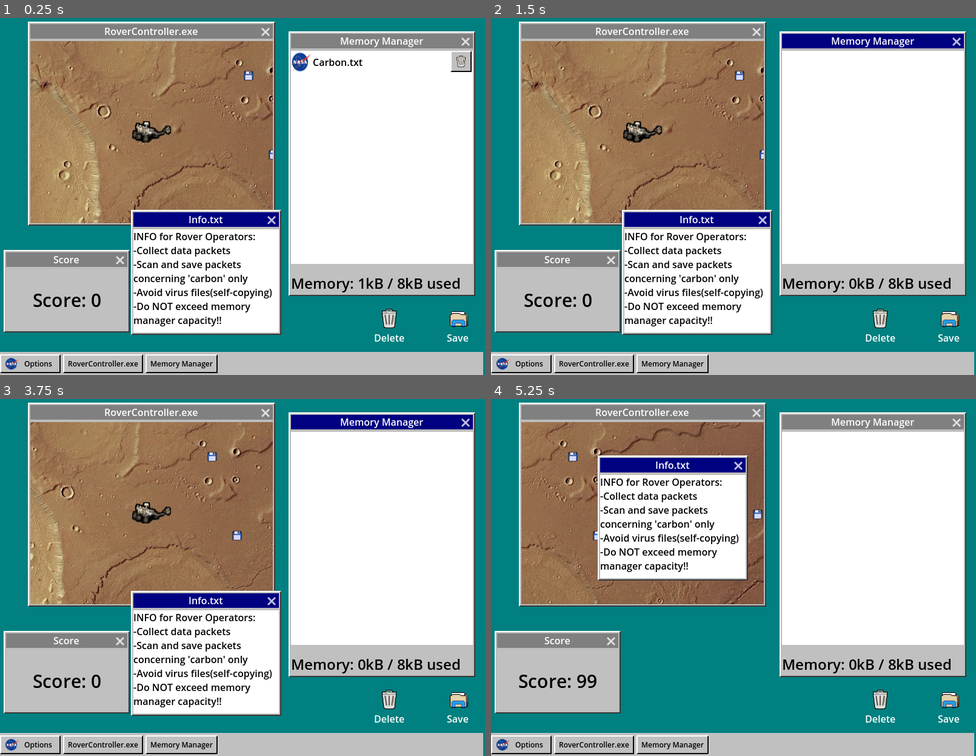
Above: before the commit, frames 1-4 (two rows, left to right).
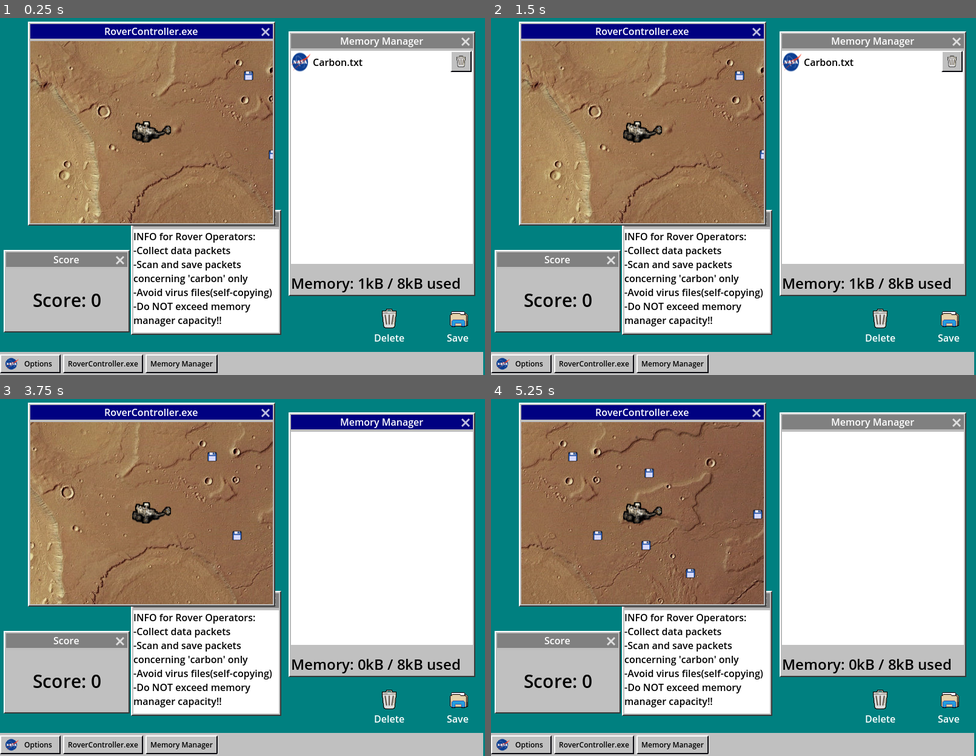
Above: after the commit, the same moments.

Repository: jerrutledge/Mars-Roverflow
Game: Godot game, scene res://scenes/Desktop.tscn
The game is run twice, just before and just after one commit, with the same random seed, the same clock (stepped at 60 frames per second) and the same inputs.
Inputs (mouse positions are in pixels of both pictures, inside the frame that each line leads up to; where the layout moved, square brackets give the same spot in the first picture):
- Up to frame 1 (0.25 s): no input
- Up to frame 2 (1.5 s): click "Options" at 0.5 s; click (733, 96) [951, 60] at 1.25 s
- Up to frame 3 (3.75 s): click "RoverController.exe" at 2 s; click "Memory Manager" at 2.75 s; tap Enter at 3.5 s; move the mouse to (349, 556) at 3.52 s; hold D (rover_right) from 3.53 s (still down); hold Backspace (delete) from 3.53 s (still down); click (349, 556) at 3.67 s
- Up to frame 4 (5.25 s): release D (rover_right) at 4.25 s; release Backspace (delete) at 4.25 s; drag from (636, 591) to (612, 456) at 4.27 s; tap Space at 5 s; move the mouse to (782, 495) at 5.02 s; hold D (rover_right) from 5.03 s (still down); hold Backspace (delete) from 5.03 s (still down)

The runs differ from the first frame. In frame 1, 3.4% of the frame differs, in the area x 6-58%, y 1-59%; in frame 2, 5.3%; in frame 3, 3.4%; in frame 4, 23%, in the area x 5-58%, y 1-89%.

Commit message:
Add pause menu

Diff:
--- a/scenes/Desktop.tscn
+++ b/scenes/Desktop.tscn
@@ -9,6 +9,7 @@
 [ext_resource type="Script" path="res://scenes/Info.gd" id="6_fjddm"]
 [ext_resource type="Texture2D" uid="uid://cty776kh62ayt" path="res://assets/File_image.png" id="7_d57pg"]
 [ext_resource type="Script" path="res://src/SaveIcon.gd" id="7_mj56w"]
+[ext_resource type="Script" path="res://src/Options.gd" id="8_2qw7m"]
 [ext_resource type="Script" path="res://src/DeleteIcon.gd" id="9_3sl5l"]
 [ext_resource type="AudioStream" uid="uid://ct2xj6h8eoawk" path="res://assets/ping2wav.wav" id="9_usi0u"]
 [ext_resource type="Texture2D" uid="uid://duf42g3sg1wv4" path="res://assets/thrash_can_icon-export.png" id="10_4yld6"]
@@ -29,13 +30,6 @@
 grow_vertical = 2
 theme = ExtResource("1_xlljx")
 script = ExtResource("2_207jo")
-
-[node name="RoverControllerWindow" type="Window" parent="."]
-title = "RoverController.exe"
-position = Vector2i(50, 50)
-size = Vector2i(400, 300)
-
-[node name="Mars" parent="RoverControllerWindow" instance=ExtResource("1_prma1")]
 
 [node name="MemoryManager" type="Window" parent="."]
 title = "Memory Manager"
@@ -73,6 +67,13 @@
 -Avoid virus files(self-copying)
 -Do NOT exceed memory manager capacity!!"
 
+[node name="RoverControllerWindow" type="Window" parent="."]
+title = "RoverController.exe"
+position = Vector2i(50, 50)
+size = Vector2i(400, 300)
+
+[node name="Mars" parent="RoverControllerWindow" instance=ExtResource("1_prma1")]
+
 [node name="Taskbar" type="Panel" parent="."]
 custom_minimum_size = Vector2(0, 38)
 layout_mode = 1
@@ -97,11 +98,13 @@
 grow_vertical = 2
 
 [node name="Options" type="Button" parent="Taskbar/HBoxContainer"]
+process_mode = 3
 custom_minimum_size = Vector2(100, 0)
 layout_mode = 2
 text = "Options"
 icon = ExtResource("3_qhokj")
 expand_icon = true
+script = ExtResource("8_2qw7m")
 
 [node name="RoverControllerButton" type="Button" parent="Taskbar/HBoxContainer"]
 layout_mode = 2
@@ -186,6 +189,7 @@
 stream = ExtResource("16_uaprf")
 
 [connection signal="close_requested" from="Info" to="Info" method="_on_close_requested"]
+[connection signal="pressed" from="Taskbar/HBoxContainer/Options" to="Taskbar/HBoxContainer/Options" method="_on_pressed"]
 [connection signal="mouse_entered" from="SaveIcon" to="SaveIcon" method="_on_mouse_entered"]
 [connection signal="mouse_exited" from="SaveIcon" to="SaveIcon" method="_on_mouse_exited"]
 [connection signal="mouse_entered" from="DeleteIcon" to="DeleteIcon" method="_on_mouse_entered"]
--- /dev/null
+++ b/scenes/PauseMenu.tscn
@@ -0,0 +1,53 @@
+[gd_scene load_steps=3 format=3 uid="uid://c56tvgim4qckr"]
+
+[ext_resource type="Theme" uid="uid://dpktb2f2xymkh" path="res://resources/theme.tres" id="1_hkda1"]
+[ext_resource type="Script" path="res://src/PauseMenu.gd" id="2_a7rwq"]
+
+[node name="PauseMenu" type="Window"]
+process_mode = 3
+title = "Game Paused"
+initial_position = 2
+size = Vector2i(400, 400)
+theme = ExtResource("1_hkda1")
+script = ExtResource("2_a7rwq")
+
+[node name="TabContainer" type="TabContainer" parent="."]
+process_mode = 3
+anchors_preset = 15
+anchor_right = 1.0
+anchor_bottom = 1.0
+grow_horizontal = 2
+grow_vertical = 2
+
+[node name="Game Options" type="VBoxContainer" parent="TabContainer"]
+layout_mode = 2
+
+[node name="Button" type="Button" parent="TabContainer/Game Options"]
+layout_mode = 2
+text = "Resume Game (esc)"
+
+[node name="Controls" type="VBoxContainer" parent="TabContainer"]
+visible = false
+layout_mode = 2
+
+[node name="Label2" type="RichTextLabel" parent="TabContainer/Controls"]
+custom_minimum_size = Vector2(40, 40)
+layout_mode = 2
+size_flags_vertical = 3
+text = "Controls:
+- WASD to move the robot
+- Double click on data to open it (necessary to check for the word 'carbon')
+- backspace/delete to delete a selected data item"
+
+[node name="Tutorial" type="VBoxContainer" parent="TabContainer"]
+visible = false
+layout_mode = 2
+
+[node name="Label" type="RichTextLabel" parent="TabContainer/Tutorial"]
+custom_minimum_size = Vector2(40, 40)
+layout_mode = 2
+size_flags_vertical = 3
+text = "You are piloting a rover through mars. Your objective is to collect as much data as possible, but there are aliens who are trying to overload your memory with viruses and useless data. Discard the viruses and save the data that contains the word 'carbon'. "
+
+[connection signal="close_requested" from="." to="." method="_on_resume_button_pressed"]
+[connection signal="pressed" from="TabContainer/Game Options/Button" to="." method="_on_resume_button_pressed"]
--- /dev/null
+++ b/src/Options.gd
@@ -0,0 +1,14 @@
+extends Button
+
+var pause_menu = preload("res://scenes/PauseMenu.tscn")
+
+func _input(event):
+	if event.is_action_pressed("ui_cancel"):
+		_on_pressed()
+
+func _on_pressed():
+	if !get_tree().paused:
+		Global.desktop.add_child(pause_menu.instantiate())
+	else:
+		Global.unpause.emit()
+	get_tree().paused = !get_tree().paused
--- /dev/null
+++ b/src/PauseMenu.gd
@@ -0,0 +1,8 @@
+extends Window
+
+func _ready():
+	Global.unpause.connect(queue_free)
+
+func _on_resume_button_pressed():
+	get_tree().paused = false
+	queue_free()
--- a/src/global_autoload.gd
+++ b/src/global_autoload.gd
@@ -7,6 +7,7 @@
 signal new_score(value)
 signal scramble
 signal update_memory
+signal unpause
 
 var score : int = 0
 var desktop : Node = null
Not shown: 1 places in scenes/Desktop.tscn that only renumber resources
